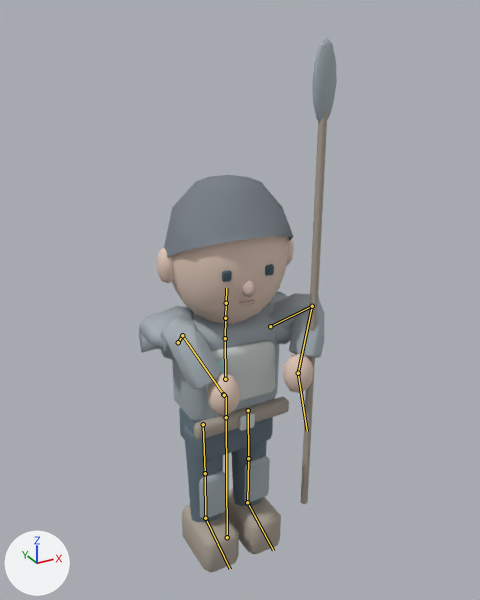
The glTF model Art/LowPolyKit/rigged/NPC_LOOK_009.glb: old version first, new version second.
The view is the same before and after, from a 50 mm lens placed at (-1.17, -2.26, 2.39), pointed at (0.04, -0.06, 1.29). Every picture has the same lights, and +X, +Y and +Z are marked at lower left. The picture after the commit comes second. Both versions are drawn at frame 8 of the action 'NPC_Attack_DualPistol'; the numbers are the values there. The bones that bend it are drawn over the model as lines.

Names of what the first picture shows: 'SK_NPC_Body_00_Male', 'SK_NPC_Feet_00_Boots', 'SK_NPC_Hair_02_Crop', 'SK_NPC_Legs_01_Guard', 'SK_NPC_Prop_01_Spear', 'SK_NPC_Top_01_Armor' and 1 more.
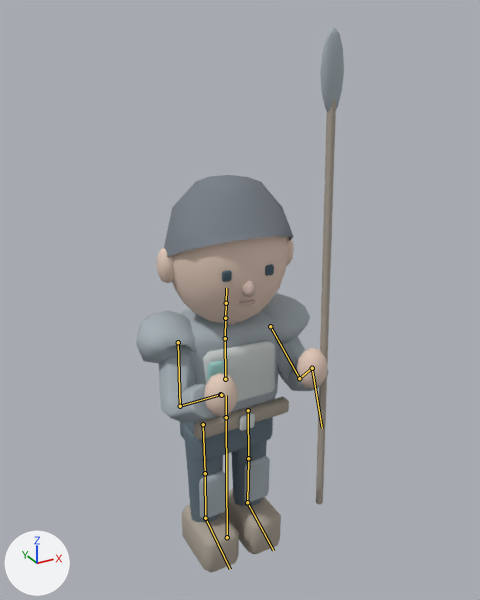
Boxes [x1, y1, x2, y2] around the edits, measured in the pictures (480 x 600 px):
'SK_NPC_Top_01_Armor', posed
    before: [139, 292, 324, 440]
    after: [136, 293, 328, 440]
'SK_NPC_Body_00_Male', posed (8% wider)
    before: [156, 236, 314, 416]
    after: [156, 236, 327, 417]
'SK_NPC_Prop_01_Spear', posed (22% narrower)
    before: [301, 38, 337, 504]
    after: [316, 27, 344, 504]
bone 'upper_arm.L', root to tip
    before: (178, 342) to (182, 335)
    after: (178, 342) to (180, 406)
bone 'forearm.L', root to tip
    before: (182, 335) to (223, 394)
    after: (180, 406) to (220, 394)
bone 'hand.L', root to tip
    before: (223, 394) to (223, 395)
    after: (220, 394) to (220, 395)
bone 'upper_arm.R', root to tip
    before: (270, 326) to (312, 306)
    after: (270, 326) to (299, 378)
bone 'forearm.R', root to tip
    before: (312, 306) to (298, 373)
    after: (299, 378) to (312, 368)
bone 'hand.R', root to tip
    before: (298, 373) to (307, 431)
    after: (312, 368) to (322, 428)

The change, as a diff of the scene's bpy script:
```diff
--- a/Art/LowPolyKit/rigged/NPC_LOOK_009.glb.py
+++ b/Art/LowPolyKit/rigged/NPC_LOOK_009.glb.py
@@ bone_upper_arm_l @@
 bone_upper_arm_l = bpy.data.objects['RIG_NPC_Humanoid_v1'].pose.bones['upper_arm.L']  # child of 'chest'
-bone_upper_arm_l.rotation_quaternion = (-0.503, 0.566, 0.001, -0.653)  # degrees (-58, 48, 77)
+bone_upper_arm_l.rotation_quaternion = (-0.925, 0.361, 0.043, -0.112)  # degrees (-43, 0, 14)
@@ bone_forearm_l @@
 bone_forearm_l = bpy.data.objects['RIG_NPC_Humanoid_v1'].pose.bones['forearm.L']  # child of 'upper_arm.L'
-bone_forearm_l.rotation_quaternion = (0.512, 0.268, 0.393, -0.715)  # degrees (-28, 52, -122)
+bone_forearm_l.rotation_quaternion = (0.726, -0.646, -0.007, 0.235)  # degrees (-80, 17, 21)
@@ bone_hand_l @@
 bone_hand_l = bpy.data.objects['RIG_NPC_Humanoid_v1'].pose.bones['hand.L']  # child of 'forearm.L'
-bone_hand_l.rotation_quaternion = (0.901, 0.261, 0.033, 0.344)  # degrees (30, -7, 40)
+bone_hand_l.rotation_quaternion = (0.472, 0.851, 0.231, -0.004)  # degrees (125, 13, 24)
@@ bone_upper_arm_r @@
 bone_upper_arm_r = bpy.data.objects['RIG_NPC_Humanoid_v1'].pose.bones['upper_arm.R']  # child of 'chest'
-bone_upper_arm_r.rotation_quaternion = (-0.522, 0.42, 0.046, 0.741)  # degrees (-30, -42, -98)
+bone_upper_arm_r.rotation_quaternion = (-0.963, 0.241, 0.071, 0.092)  # degrees (-27, -10, -8)
@@ bone_forearm_r @@
 bone_forearm_r = bpy.data.objects['RIG_NPC_Humanoid_v1'].pose.bones['forearm.R']  # child of 'upper_arm.R'
-bone_forearm_r.rotation_quaternion = (0.407, 0.277, -0.376, 0.785)  # degrees (-33, -48, 140)
+bone_forearm_r.rotation_quaternion = (0.631, -0.731, 0.01, -0.26)  # degrees (-94, -22, -22)
@@ bone_hand_r @@
 bone_hand_r = bpy.data.objects['RIG_NPC_Humanoid_v1'].pose.bones['hand.R']  # child of 'forearm.R'
-bone_hand_r.rotation_quaternion = (0.911, 0.184, -0.01, -0.369)  # degrees (20, 7, -43)
+bone_hand_r.rotation_quaternion = (0.425, 0.874, -0.235, 0.001)  # degrees (131, -12, -25)
```
